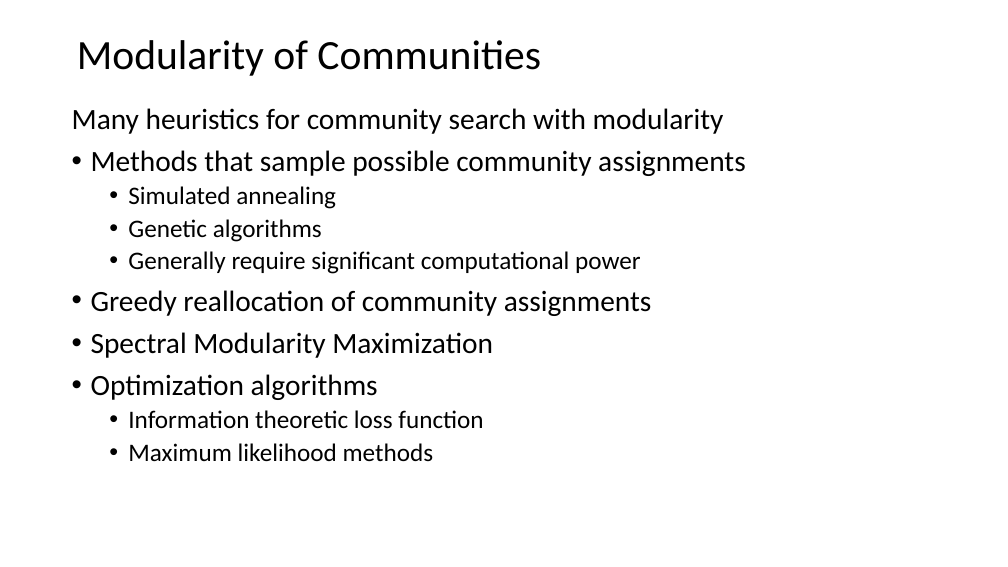
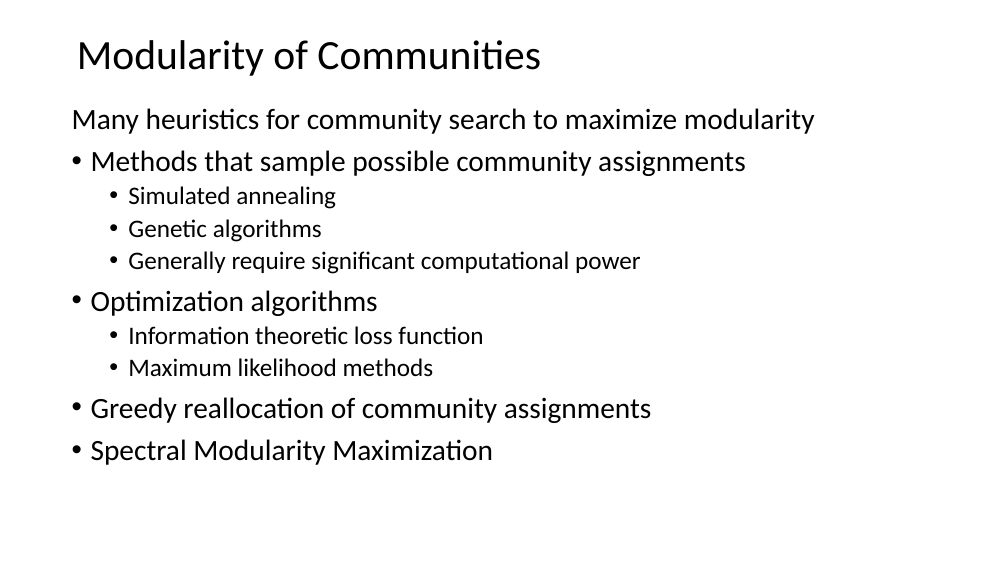
Before and after one commit to StephenElston/CSCI-E-108, a slide deck: slide 33 of slides/9_SocialNetworkAnalysis.pptx. Drawn at 1008x567 pixels with LibreOffice and Linux fonts; fonts in the diff are those of the drawing. Boxes give left, top, right and bottom in pixels: in the first picture for what was removed or moved away, otherwise in the second. Text is boxed around its words. In the diff, an @@ line names an element or a change of style, - is before the commit and + after.

Commit message:
Fixed typos in slides

```diff
--- a/slides/9_SocialNetworkAnalysis.pptx
+++ b/slides/9_SocialNetworkAnalysis.pptx
@@ text at (72,108,815,134): text changed @@
-Many heuristics for community search with modularity
+Many heuristics for community search to maximize modularity
@@ text at (91,290,652,358): paragraphs removed @@
-• Greedy reallocation of community assignments
-• Spectral Modularity Maximization
@@ text at (91,397,652,465): paragraphs added @@
+• Greedy reallocation of community assignments
+• Spectral Modularity Maximization
```
Also in this commit, not shown: 5 other slides changed.
